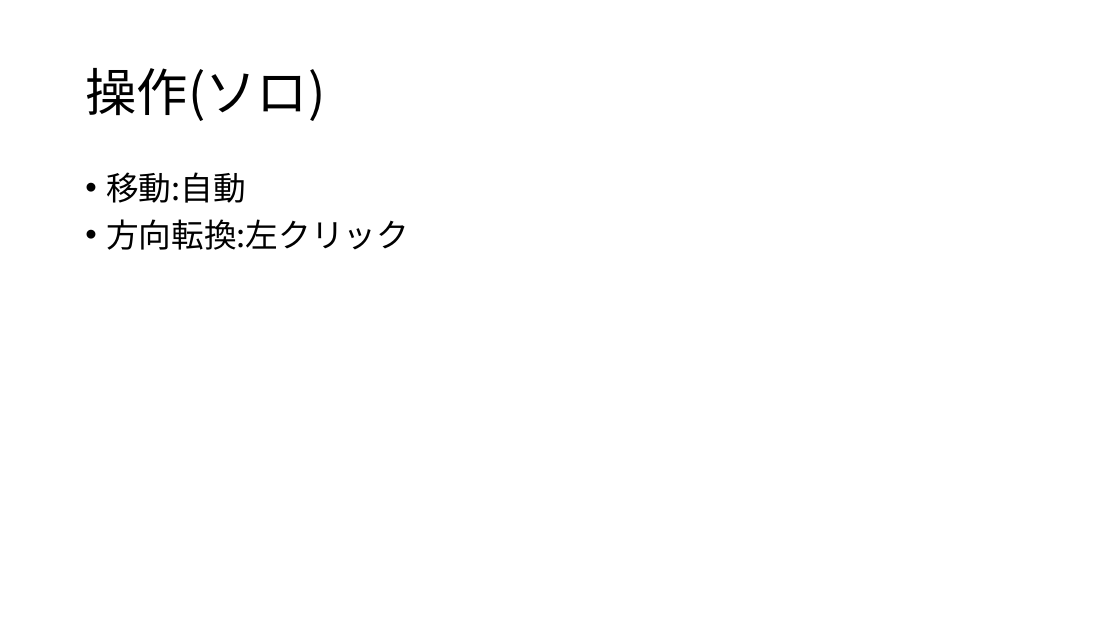
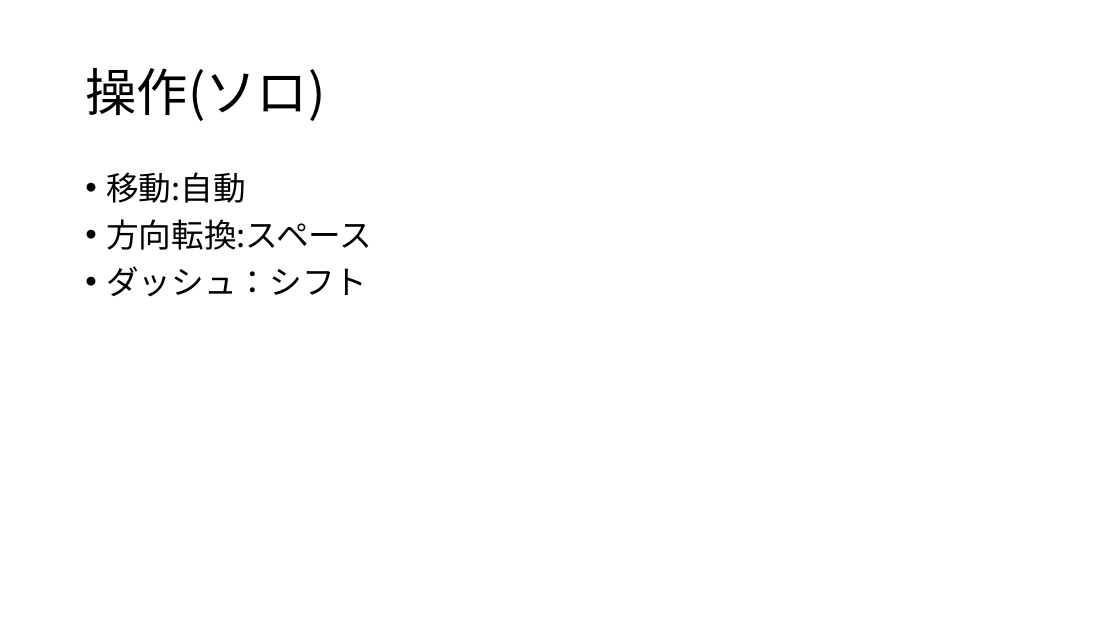
Before and after one commit to Hyde306/UniMan, a slide deck: slide 4 of チーム制作.pptx. Drawn at 1120x630 pixels with LibreOffice and Linux fonts; fonts in the diff are those of the drawing. Boxes give left, top, right and bottom in pixels: in the first picture for what was removed or moved away, otherwise in the second. Text is boxed around its words. In the diff, an @@ line names an element or a change of style, - is before the commit and + after.

```diff
--- a/チーム制作.pptx
+++ b/チーム制作.pptx
@@ text at bbox=[106, 219, 372, 297]: text changed @@
-• 方向転換:左クリック
+• 方向転換:スペース
+• ダッシュ：シフト
```
Also in this commit, not shown: 2 other slides changed, 1 slide added, 1 slide removed, 1 other file.
